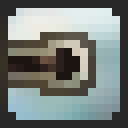
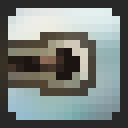
Before/after of a 128 × 128 layered artwork. What changed in the layer stack:
removed layer "Frame 1 #1" over (8, 56, 64, 72)
removed layer "Frame 2 #1" over (8, 56, 64, 72)
added layer "Frame 47 (interpolated) (50ms) (replace)" above "Frame 46 (interpolated) (50ms) (replace)" over (8, 56, 64, 72)
added layer "Frame 46 (interpolated) (50ms) (replace)" above "Frame 45 (interpolated) (50ms) (replace)" over (8, 56, 64, 72)
added layer "Frame 45 (interpolated) (50ms) (replace)" above "Frame 44 (interpolated) (50ms) (replace)" over (8, 56, 64, 72)
added layer "Frame 44 (interpolated) (50ms) (replace)" above "Frame 43 (interpolated) (50ms) (replace)" over (8, 56, 64, 72)
added layer "Frame 43 (interpolated) (50ms) (replace)" above "Frame 42 (interpolated) (50ms) (replace)" over (8, 56, 64, 72)
added layer "Frame 42 (interpolated) (50ms) (replace)" above "Frame 41 (interpolated) (50ms) (replace)" over (8, 56, 64, 72)
added layer "Frame 41 (interpolated) (50ms) (replace)" above "Frame 40 (50ms) (replace)" over (8, 56, 64, 72)
added layer "Frame 40 (50ms) (replace)" above "Frame 39 (interpolated) (50ms) (replace)" over (8, 56, 64, 72)
added layer "Frame 39 (interpolated) (50ms) (replace)" above "Frame 38 (interpolated) (50ms) (replace)" over (8, 56, 64, 72)
added layer "Frame 38 (interpolated) (50ms) (replace)" above "Frame 37 (interpolated) (50ms) (replace)" over (8, 56, 64, 72)
added layer "Frame 37 (interpolated) (50ms) (replace)" above "Frame 36 (interpolated) (50ms) (replace)" over (8, 56, 64, 72)
added layer "Frame 36 (interpolated) (50ms) (replace)" above "Frame 35 (interpolated) (50ms) (replace)" over (8, 56, 64, 72)
added layer "Frame 35 (interpolated) (50ms) (replace)" above "Frame 34 (interpolated) (50ms) (replace)" over (8, 56, 64, 72)
added layer "Frame 34 (interpolated) (50ms) (replace)" above "Frame 33 (interpolated) (50ms) (replace)" over (8, 56, 64, 72)
…and 33 more changes (31 added, 1 painted, 1 removed, 1 renamed)
